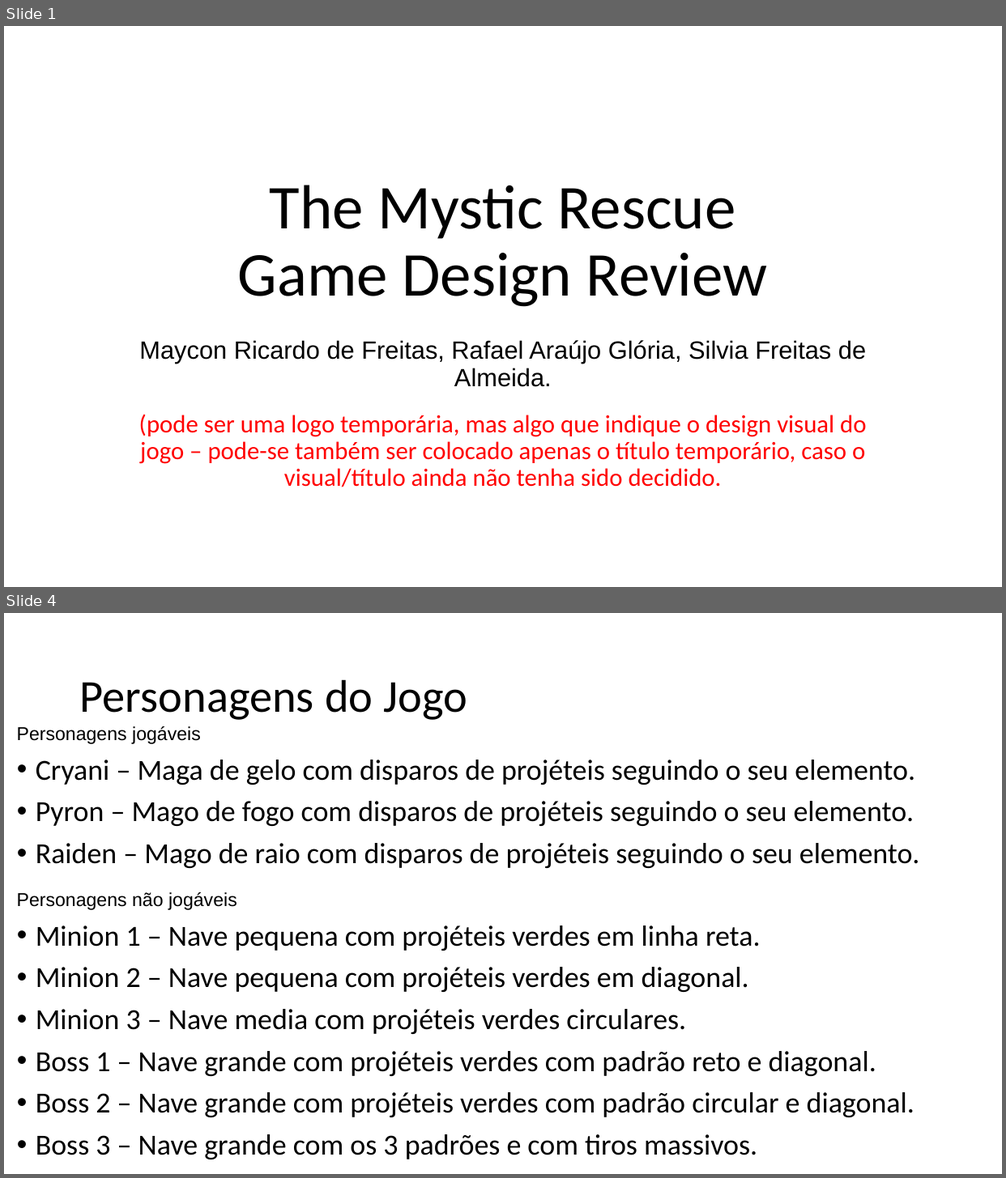
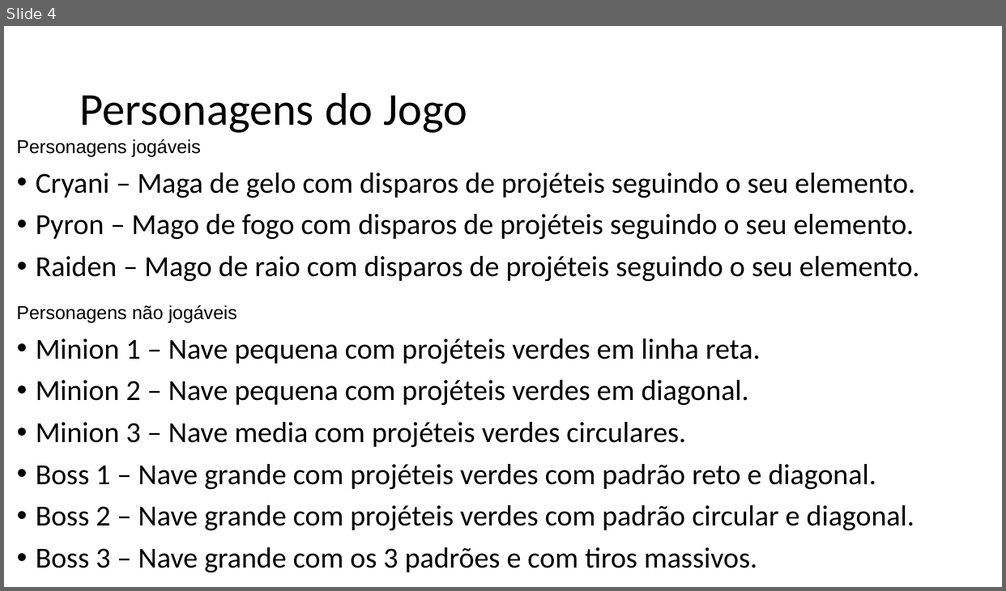
Before and after one commit to T1E3-Jogos-Digitais-PUC/the-mystic-rescue, a slide deck: Assets/Docs/The Mystic Rescue GDR.pptx. Shown one above the other, each under a label of ours: slides 1 and 4 before the commit, slide 4 after it; the slides between them are not shown. The pictures are 1006x1178 and 1006x591 pixels, drawn with LibreOffice and Linux fonts; fonts in the diff are those of the drawing. Boxes give left, top, right and bottom in pixels: in the first picture for what was removed or moved away, otherwise in the second. Text is boxed around its words. In the diff, an @@ line names an element or a change of style, - is before the commit and + after.

```diff
--- a/Assets/Docs/The Mystic Rescue GDR.pptx
+++ b/Assets/Docs/The Mystic Rescue GDR.pptx
@@ slide 1 removed at [4, 26, 1002, 587], background #FFFFFF @@
@@ text removed at [238, 185, 768, 307] @@
-The Mystic Rescue
-Game Design Review
@@ text removed at [139, 340, 866, 387] @@
-Maycon Ricardo de Freitas, Rafael Araújo Glória, Silvia Freitas de Almeida.
@@ text removed at [139, 414, 866, 488] @@
-(pode ser uma logo temporária, mas algo que indique o design visual do jogo – pode-se também ser colocado apenas o título temporário, caso o visual/título ainda não tenha sido decidido.
```
Also in this commit, not shown: 2 slides changed, 1 slide added.
